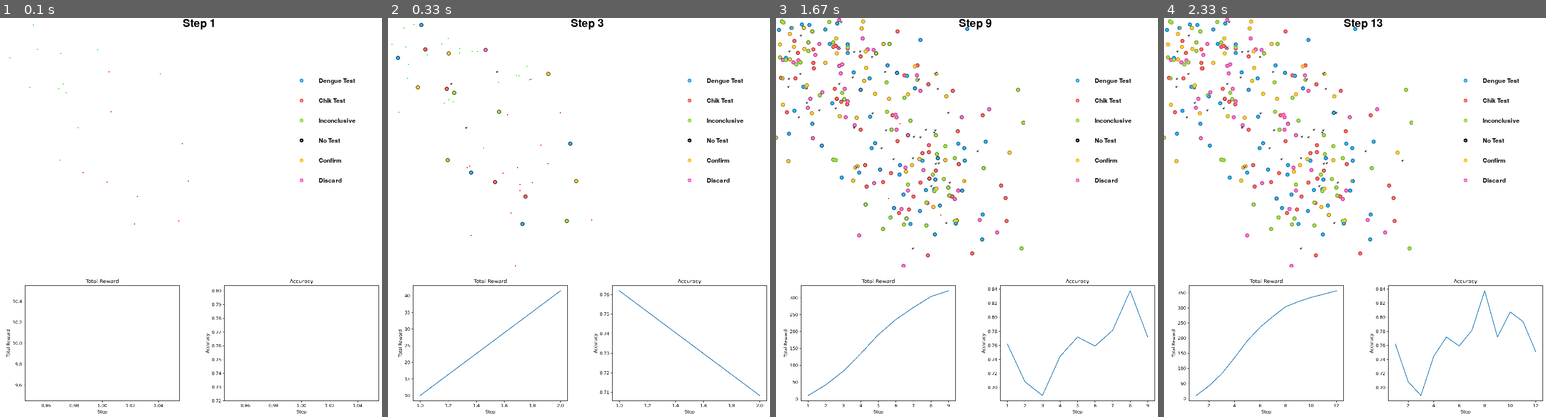
Above: before the commit, frames 1-4 (left to right).
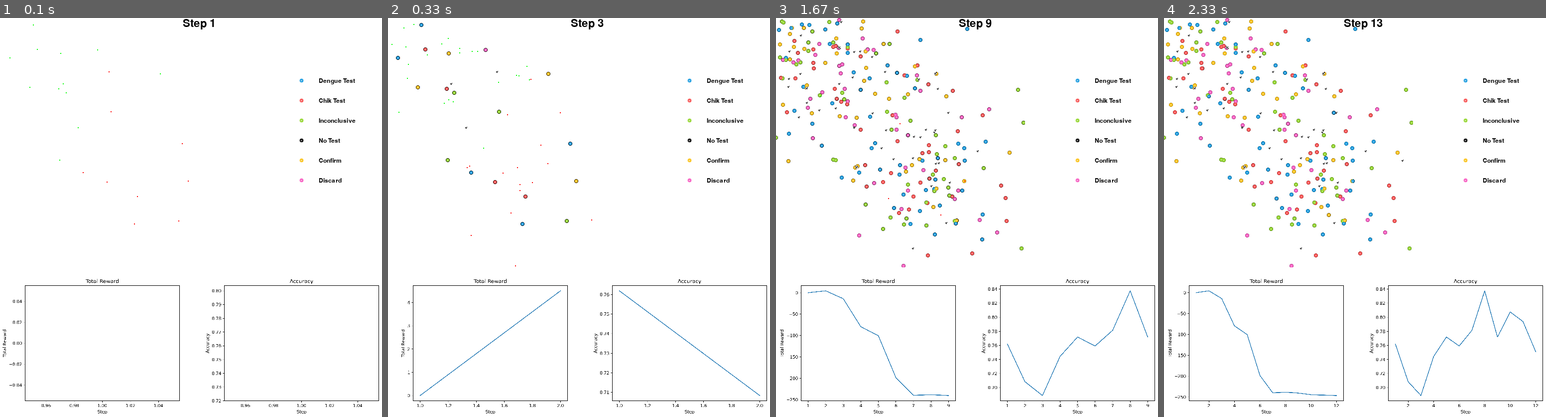
Above: after the commit, the same moments.

Repository: fccoelho/Dengue_Diagnostics
Game: pygame game, started from agents/random/agent_random.py
Two runs of this game, one before a commit and one after it. Both use one fixed random seed, a clock stepped at 60 frames per second and the inputs below.
Inputs:
- Up to frame 1 (0.1 s): no input
- Up to frame 2 (0.33 s): no input
- Up to frame 3 (1.67 s): no input
- Up to frame 4 (2.33 s): no input

The runs differ from the first frame. In frame 1, less than 0.1% of the frame differs, in the area x 0-6%, y 70-93%; in frame 2, less than 0.1%; in frame 3, 0.3%; in frame 4, 0.3%, in the area x 1-46%, y 68-96%.

Commit message:
update reward

Diff:
--- a/dengue_envs/envs/dengue_diagnostics.py
+++ b/dengue_envs/envs/dengue_diagnostics.py
@@ -237,50 +237,60 @@
 
     def _calc_reward(self, true, estimated, action):
         """
-        Calculate the reward based on the true count and the actions taken
-        """
-
-        rewards = []
-
-        if len(estimated) == 0:
-            return 0
-
-        true_numdengue = len([c for c in true if c["disease"] == 0])
-        estimated_numdengue = len([c for c in estimated if c[2] == 0])
-        true_chik = len([c for c in true if c["disease"] == 1])
-        estimated_chik = len([c for c in estimated if c[2] == 1])
-
-        # Mean absolute percentage error
-        mape = np.abs(true_numdengue + true_chik - estimated_numdengue - estimated_chik) / max(1, true_numdengue + true_chik)
-        accuracy_reward = 1 if mape < 0.15 else 0
-        reward = accuracy_reward * 10
-        for a in action:
-            is_dengue = a[1] == 0
-            is_true_dengue = self.real_cases.loc[int(a[0]), "disease"] == 0
-            is_chik = a[1] == 1
-            is_true_chik = self.real_cases.loc[int(a[0]), "disease"] == 1
-            if (a[1] == 0 and self.real_cases.loc[int(a[0]), "disease"] == 0) or (a[1] == 1 and self.real_cases.loc[int(a[0]), "disease"] == 1):
-                r = 1 + mape - self.costs[a[-1]]
-            else:
-                r = -1 + mape - self.costs[a[-1]]
-            reward -= - self.costs[a[-1]]
-
-            if a[1] == 0 and self.real_cases.loc[int(a[0]), "disease"] == 0:
-                r = 1 - self.costs[a[1]]
-                reward += r
-            if a[1] == 1 and self.real_cases.loc[int(a[0]), "disease"] == 1:
-                r = 1 - self.costs[a[1]]
-                reward += r
-            if a[1] == 2:
-                r = 1 - self.costs[a[1]]
-                reward += 1
-            if a[1] == 4 and self.obs_cases.loc[int(a[0]), "disease"] == self.cases.loc[int(a[0]), "disease"]:
-                reward += 1
-            if a[1] == 5:
-                reward -= 1
+        Calcula a recompensa com base na CORREÇÃO das ações de DECISÃO (4, 5)
+        e no CUSTO de todas as ações.
+
+        'true' e 'estimated' não são usados aqui, pois a recompensa é
+        baseada nas ações tomadas e no estado real (self.cases).
+
+        'action' = tupla de tuplas de ações tomadas ((case_id, action_id), ...)
+        """
+
+        REWARD_CORRECT_DECISION = 10.0
+        PENALTY_INCORRECT_DECISION = -10.0
+        REWARD_USEFUL_TEST = 2.0
+
+        reward = 0.0
+
+        for case_id, action_id in action:
+
+            reward -= self.costs[action_id]
+
+            true_disease = self.cases.loc[case_id, "disease"]
+
+            agent_diagnosis = self.obs_cases.loc[case_id, "agent_diagnosis"]
+
+            if action_id == 0:  # Teste de Dengue
+                testd_result = self.obs_cases.loc[case_id, "testd"]
+                if (testd_result == 2 and true_disease == 0) or \
+                        (testd_result == 1 and true_disease != 0):
+                    reward += REWARD_USEFUL_TEST
+
+            elif action_id == 1:  # Teste de Chik
+                testc_result = self.obs_cases.loc[case_id, "testc"]
+                if (testc_result == 2 and true_disease == 1) or \
+                        (testc_result == 1 and true_disease != 1):
+                    reward += REWARD_USEFUL_TEST
+
+            elif action_id == 4:
+                if agent_diagnosis == true_disease:
+                    reward += REWARD_CORRECT_DECISION
+                else:
+                    reward += PENALTY_INCORRECT_DECISION
+
+            elif action_id == 5:
+                discarded_diagnosis = agent_diagnosis
+                if agent_diagnosis == 0:
+                    discarded_diagnosis = 1
+                elif agent_diagnosis == 1:
+                    discarded_diagnosis = 0
+                if discarded_diagnosis == true_disease:
+                    reward += REWARD_CORRECT_DECISION
+                else:
+                    reward += PENALTY_INCORRECT_DECISION
 
         self.total_reward += reward
-        self.individual_rewards.append(rewards)
+        self.individual_rewards.append([])
         return reward
 
     def calc_accuracy(self, true, estimated):
